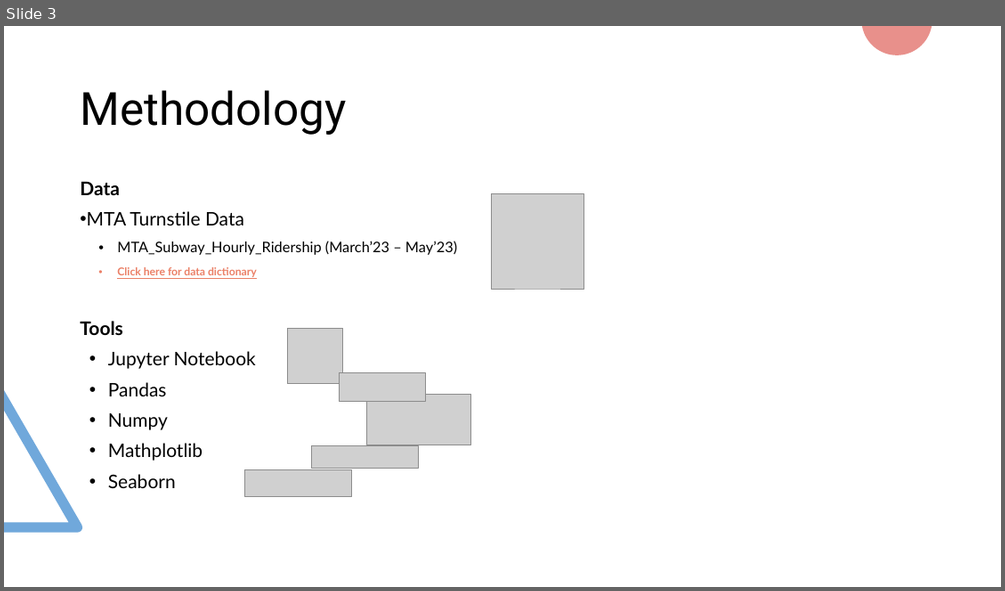
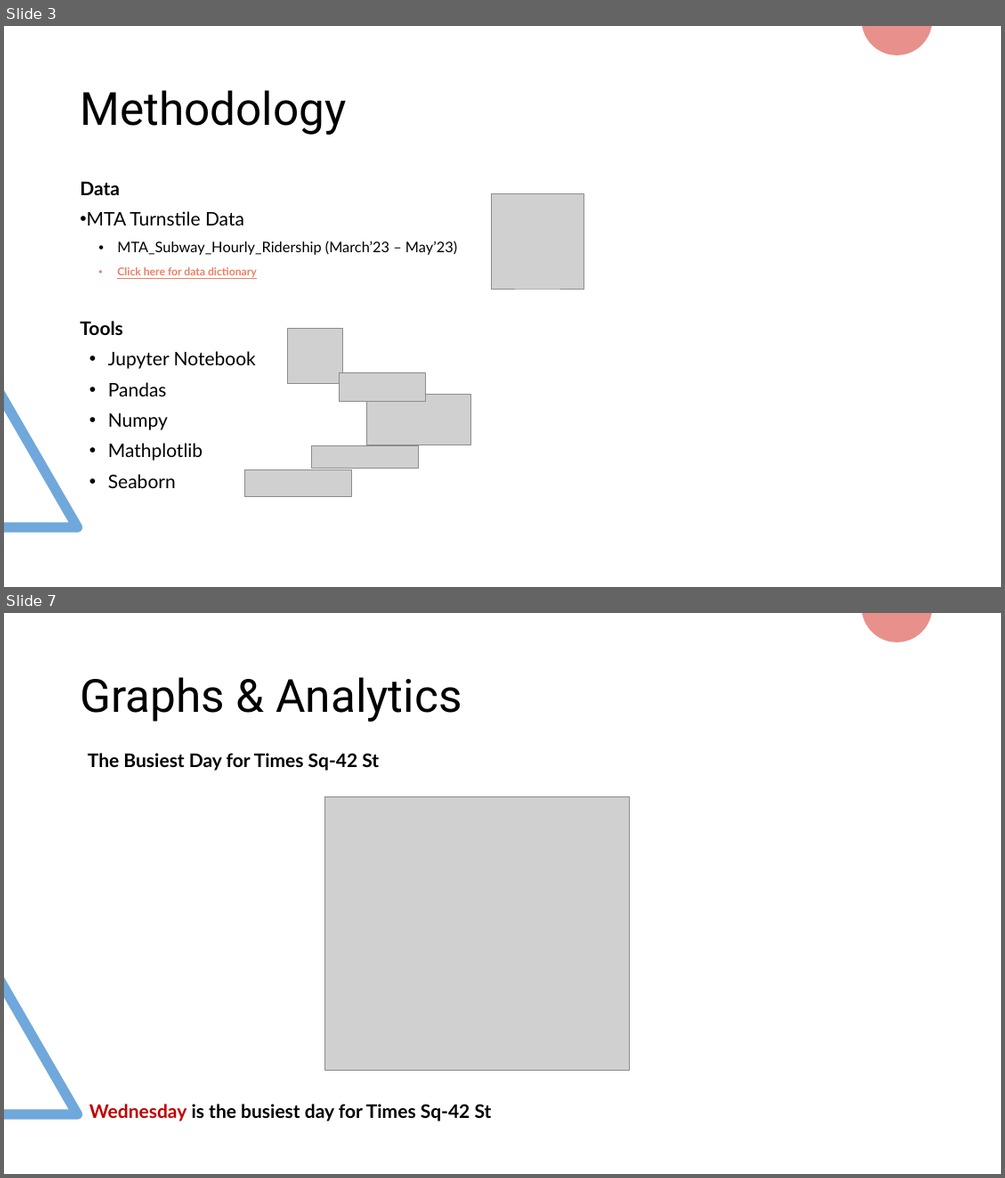
Before and after one commit to baharturgutinan/istdsa_bahar, a slide deck: WTWY Street Teams_2.pptx. Shown one above the other, each under a label of ours: slide 3 before the commit, slides 3 and 7 after it; the slides between them are not shown. The pictures are 1005x591 and 1005x1178 pixels, drawn with LibreOffice and Linux fonts; fonts in the diff are those of the drawing; grey boxes stand for pictures. Boxes give left, top, right and bottom in pixels: in the first picture for what was removed or moved away, otherwise in the second. Text is boxed around its words. In the diff, an @@ line names an element or a change of style, - is before the commit and + after.

```diff
--- a/WTWY Street Teams_2.pptx
+++ b/WTWY Street Teams_2.pptx
@@ slide 7 added at bbox=[4, 613, 1001, 1174], background #FFFFFF; not listed: 2 template elements that a slide beside it also shows @@
@@ text added at bbox=[80, 677, 461, 722], 44 pt, text #000000 @@
+Graphs & Analytics
@@ text added at bbox=[88, 753, 379, 771], 18 pt, text #000000, bold @@
+The Busiest Day for Times Sq-42 St
@@ picture added at bbox=[324, 796, 630, 1070] @@
@@ text added at bbox=[89, 1103, 492, 1121], 18 pt, text #000000, bold @@
+Wednesday is the busiest day for Times Sq-42 St
```
Also in this commit, not shown: 2 slides changed, 5 other slides added.
